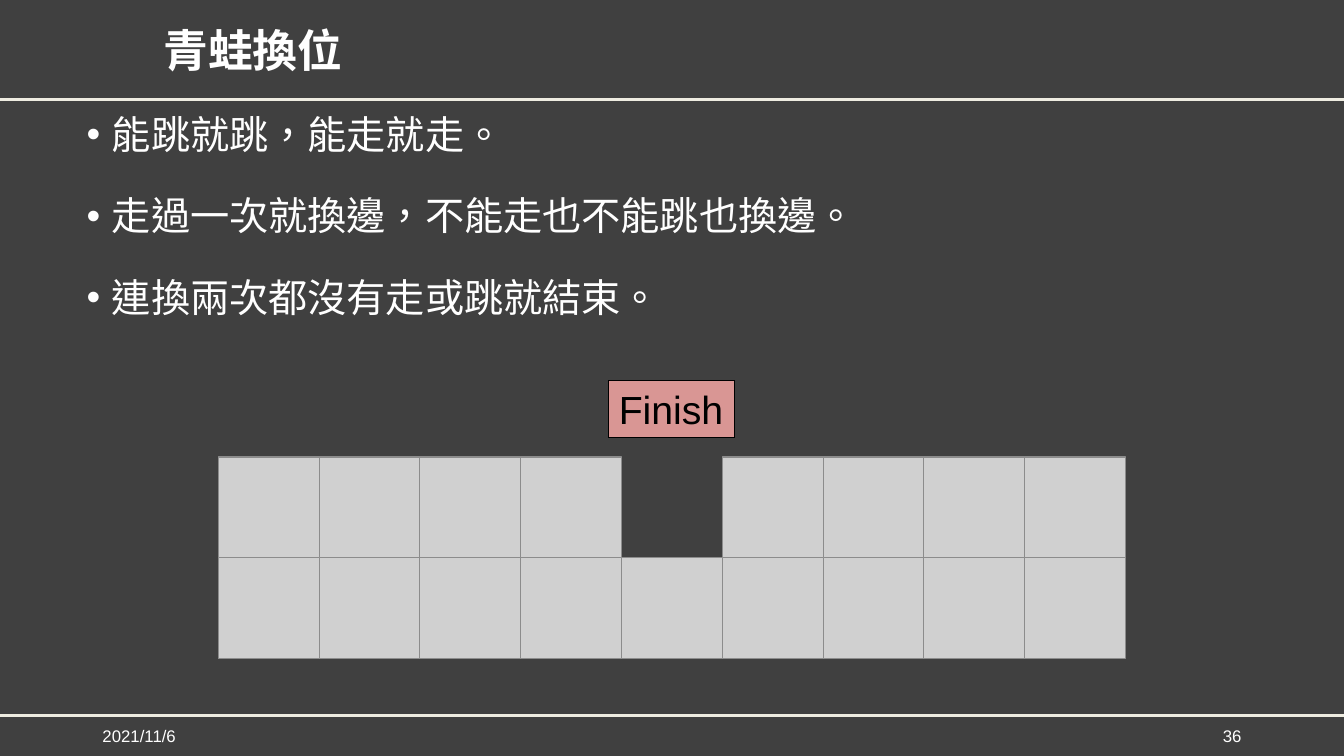
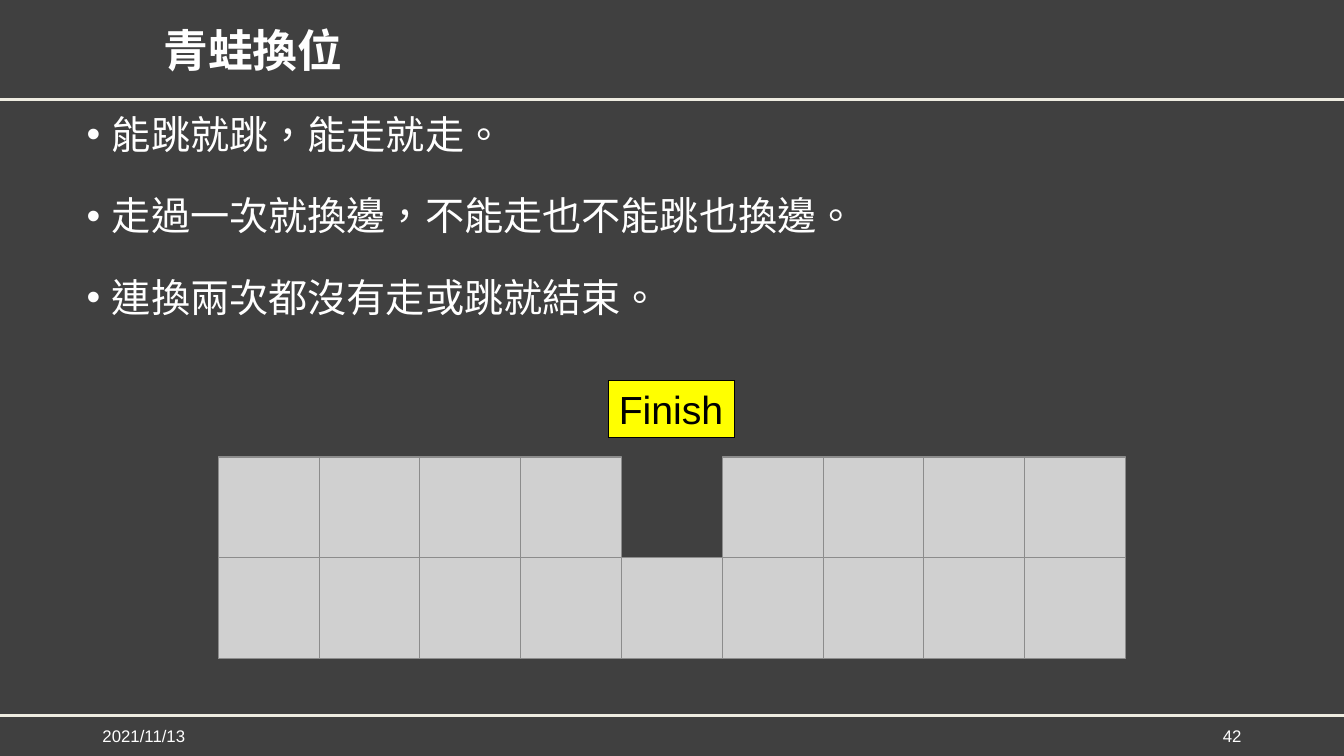
Before and after one commit to YuCheng21/nkust-genetic-algorithm, a slide deck: slide 42 of mid_project/GA_Mid_Report.pptx (slide 36 before the commit). Drawn at 1344x756 pixels with LibreOffice and Linux fonts; fonts in the diff are those of the drawing; grey boxes stand for pictures; background and template pictures are left out. Boxes give left, top, right and bottom in pixels: in the first picture for what was removed or moved away, otherwise in the second. Text is boxed around its words. In the diff, an @@ line names an element or a change of style, - is before the commit and + after.

```diff
--- a/mid_project/GA_Mid_Report.pptx
+++ b/mid_project/GA_Mid_Report.pptx
@@ rectangle "Finish" at (609, 380, 735, 438): fill #D99694 to #FFFF00 @@
@@ text at (102, 730, 185, 742): text changed @@
-2021/11/6
+2021/11/13
@@ page number at (1223, 730, 1242, 742): text changed @@
-36
+42
```
Also in this commit, not shown: 45 other slides changed, 9 slides added.
